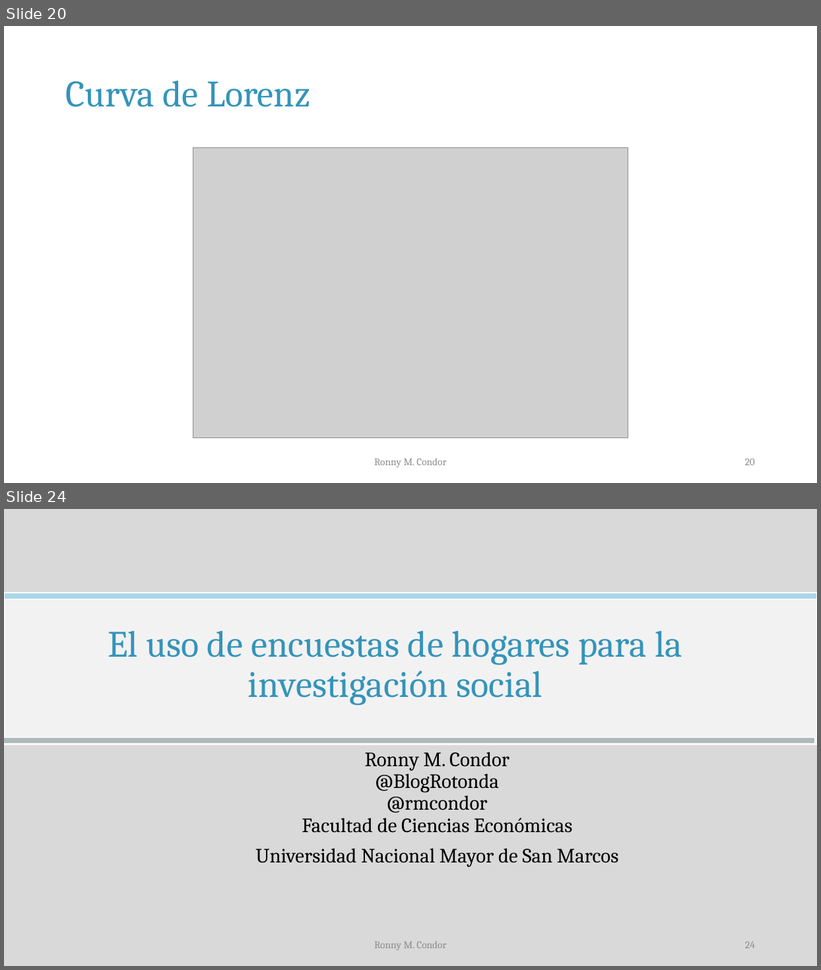
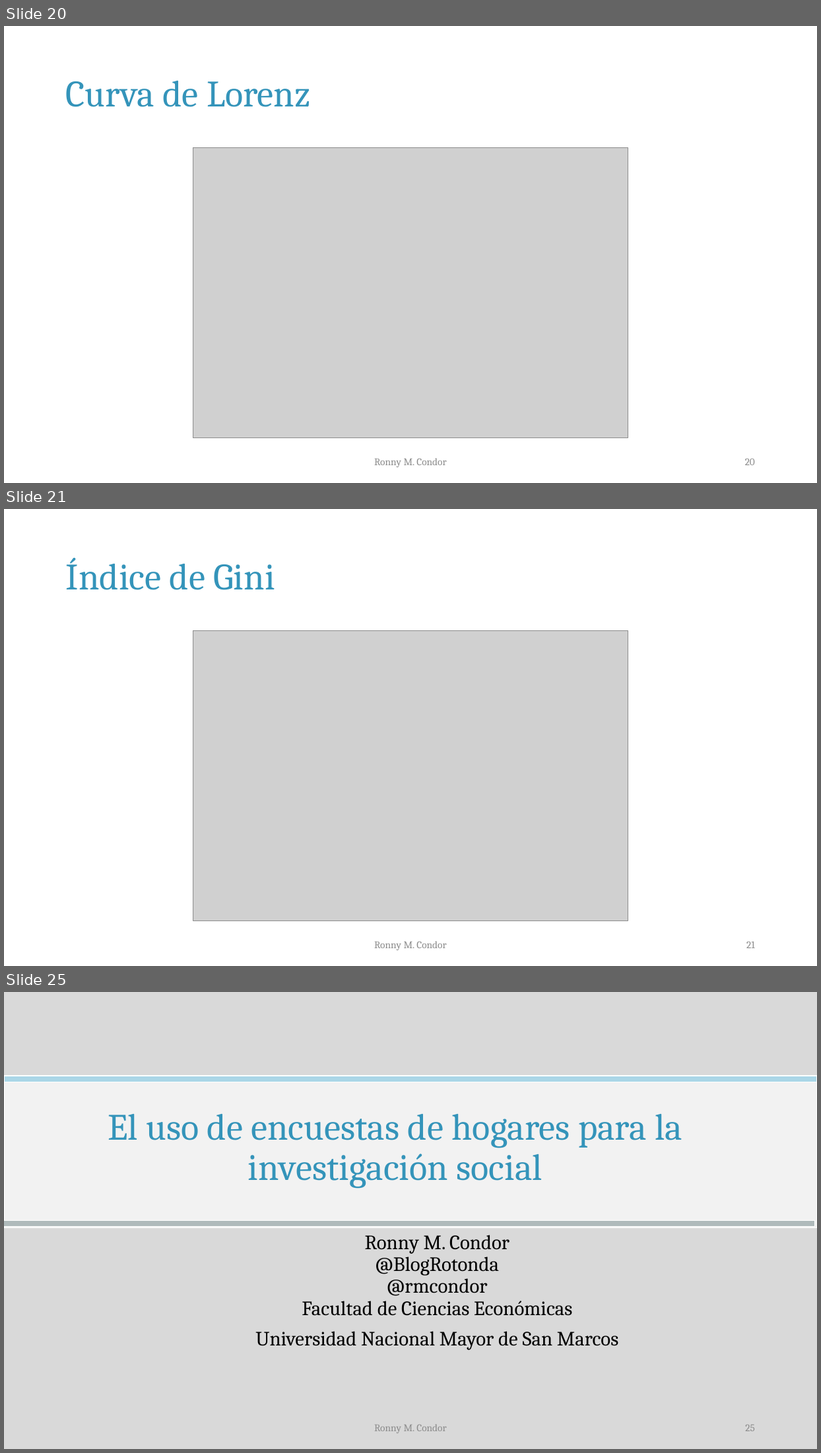
Before and after one commit to rmcondor/Theories-of-Distribution-and-Inequality-Course, a slide deck: Lecture 1/Notas de clase 01.pptx. Shown one above the other, each under a label of ours: slides 20 and 24 before the commit, slides 20, 21 and 25 after it; the slides between them are not shown. The pictures are 821x970 and 821x1453 pixels, drawn with LibreOffice and Linux fonts; fonts in the diff are those of the drawing; grey boxes stand for pictures. Boxes give left, top, right and bottom in pixels: in the first picture for what was removed or moved away, otherwise in the second. Text is boxed around its words. In the diff, an @@ line names an element or a change of style, - is before the commit and + after.

```diff
--- a/Lecture 1/Notas de clase 01.pptx
+++ b/Lecture 1/Notas de clase 01.pptx
@@ slide 21 added at (4, 509, 817, 966), background #FFFFFF @@
@@ title added at (66, 558, 275, 590), 44 pt, text #3494BA @@
+Índice de Gini
@@ picture added at (193, 631, 628, 921) @@
@@ text added at (374, 941, 446, 951), 12 pt, text #8C8C8C @@
+Ronny M. Condor
@@ page number added at (746, 942, 755, 949), 12 pt, text #8C8C8C @@
+21
@@ what was slide 24 is now slide 25 @@
@@ page number at (745, 1425, 755, 1432): text changed @@
-24
+25
```
Also in this commit, not shown: 3 slides changed, 1 other file.
